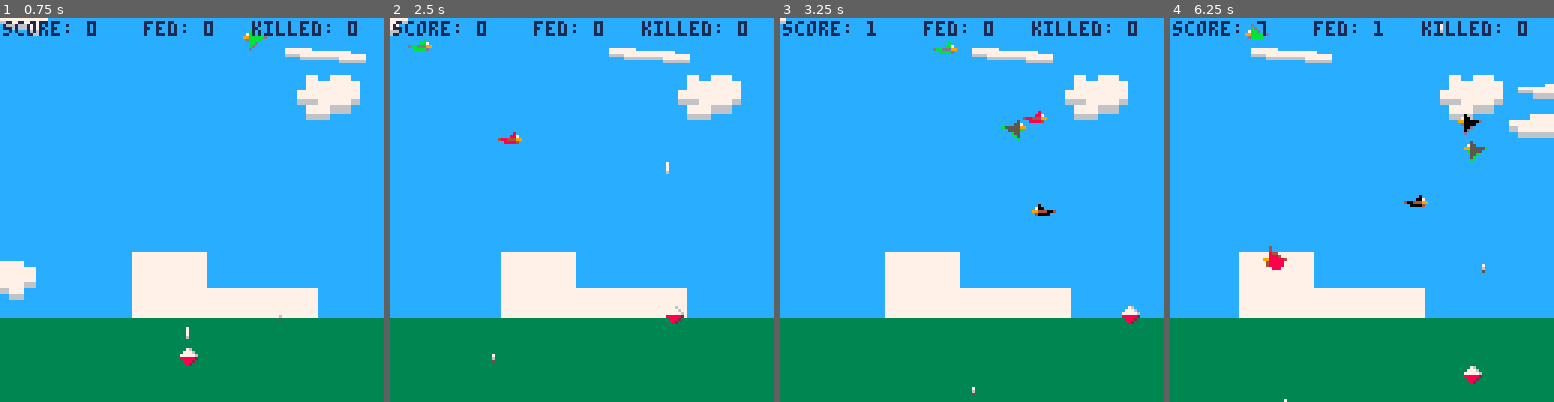
Above: before the commit, frames 1-4 (left to right).
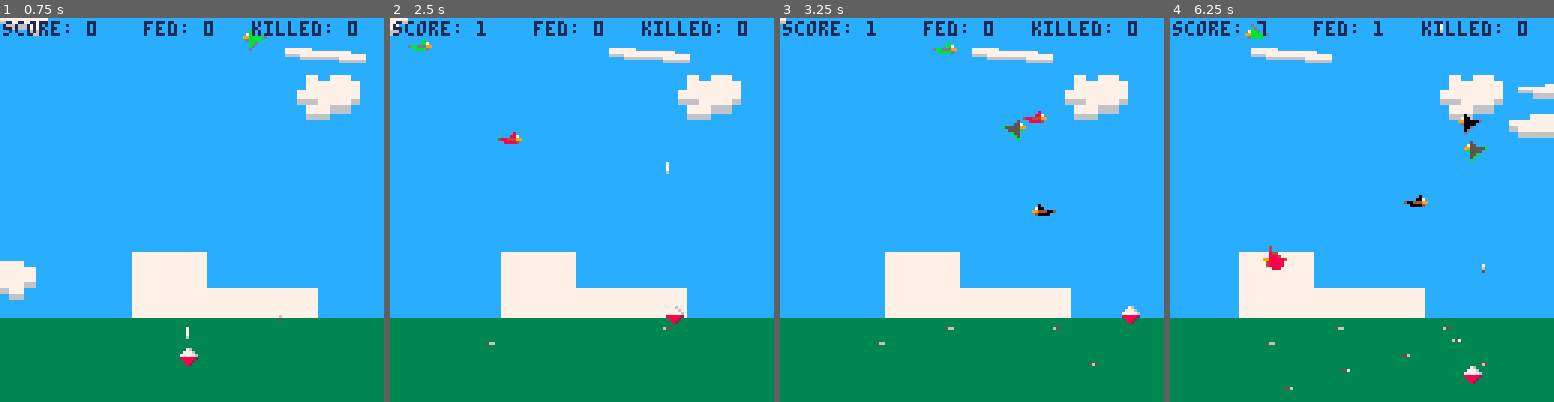
Above: after the commit, the same moments.

Repository: aranasaurus/exploding-birds
Game: PICO-8 cartridge exploding-birds.p8
The game is run twice, just before and just after one commit, with the same random seed, the same clock (stepped at 60 frames per second) and the same inputs.
Inputs:
- Up to frame 1 (0.75 s): tap X (X key) at 0.33 s; tap O (Z key) at 0.7 s
- Up to frame 2 (2.5 s): tap X (X key) at 1.07, 1.85 s; hold Right 1.6-2.1 s; tap O (Z key) at 1.7, 2.1 s; hold Up 2.15-2.42 s; hold Right from 2.47 s (still down)
- Up to frame 3 (3.25 s): tap O (Z key) at 2.5, 2.9 s; tap X (X key) at 2.97 s; release Right at 3.03 s; hold Left from 3.08 s (still down)
- Up to frame 4 (6.25 s): tap O (Z key) every 0.4 s from 3.3 to 6.1 s; release Left at 3.58 s; hold Down 3.63-3.97 s; hold Right 4.02-4.68 s; tap X (X key) at 4.08, 5.2 s; hold Up 4.73-5.03 s; hold Left 5.08-5.68 s; hold Down 5.73-6.03 s; hold Right from 6.08 s (still down)

Frame 1 is identical in both runs. In frame 2, 0.1% of the frame differs, in the area x 22-74%, y 0-90%; in frame 3, less than 0.1%; in frame 4, 0.2%, in the area x 25-83%, y 80-100%.

Commit message:
Make poops stick to the ground

Diff:
--- a/exploding-birds.p8
+++ b/exploding-birds.p8
@@ -93,6 +93,64 @@
     add(birds,make_bird())
   end,
   death_tick=0,
+  poop=function(self)
+   add(poops,{
+    x=self.x+4+self.anim.dir,
+    y=self.y+self.state+1,
+    z=127-flr(rnd(128-horizon)),
+    falling=true,
+    spd={self.spd*g_mod,0.0},
+    pick_color=function()
+     local c=rnd()
+     if c<0.1 then
+      return white
+     elseif c<0.55 then
+      return grey
+     else
+      return dark_grey
+     end
+    end,
+    update=function(self)
+     if not self.falling then
+      return
+     end
+     self.x+=self.spd[1]
+     self.y+=self.spd[2]
+     if self.y<=player.y+8 and self.y+3>=player.y+player.rice_offset+1 and abs((player.x+4)-self.x)<=4 then
+      player.rice-=5
+      del(poops,self)
+     elseif self.y>=self.z then
+      player.poops_avoided+=1
+      player.score+=0.3
+      self.falling=false
+      self.c[1]=self.pick_color()
+      self.c[2]=self.pick_color()
+      self.c[3]=self.pick_color()
+      while self.c[1]==self.c[2] and self.c[2]==self.c[3] do
+       self.c[2]=self.pick_color()
+      end
+     end
+     self.spd[2]+=g
+    end,
+    c={white,grey,dark_grey},
+    draw=function(self)
+     if self.falling then
+      pset(self.x,self.y,self.c[1])
+      pset(self.x,self.y+1,self.c[2])
+      pset(self.x,self.y+2,self.c[3])
+     else
+      pset(self.x-1,self.y,self.c[1])
+      pset(self.x,self.y,self.c[2])
+      pset(self.x+1,self.y,self.c[3])
+     end
+    end
+   })
+   if self.state==1 then
+    self.cd=120
+   else
+    self.cd=20
+   end
+  end,
   update=function(self)
    self.t+=self.anim.dir
    if self.t>=self.anim.duration then
@@ -131,34 +189,7 @@
    end
    if self.cd==0 and self.state<3 then
     if rnd()<self.state*0.2 then
-     add(poops,{
-      x=self.x+4+self.anim.dir,
-      y=self.y+self.state+1,
-      spd={self.spd*g_mod, 0.0},
-      update=function(self)
-       self.x+=self.spd[1]
-       self.y+=self.spd[2]
-       if self.y>128 then
-        player.poops_avoided+=1
-        player.score+=0.3
-        del(poops,self)
-       elseif self.y<=player.y+8 and self.y+3>=player.y+player.rice_offset+1 and abs((player.x+4)-self.x)<=4 then
-        player.rice-=5
-        del(poops,self)
-       end
-       self.spd[2]+=g
-      end,
-      draw=function(self)
-       pset(self.x,self.y,white)
-       pset(self.x,self.y+1,grey)
-       pset(self.x,self.y+2,dark_grey)
-      end
-     })
-     if self.state==1 then
-      self.cd=120
-     else
-      self.cd=20
-     end
+     self:poop()
     end
    else
     self.cd-=1
